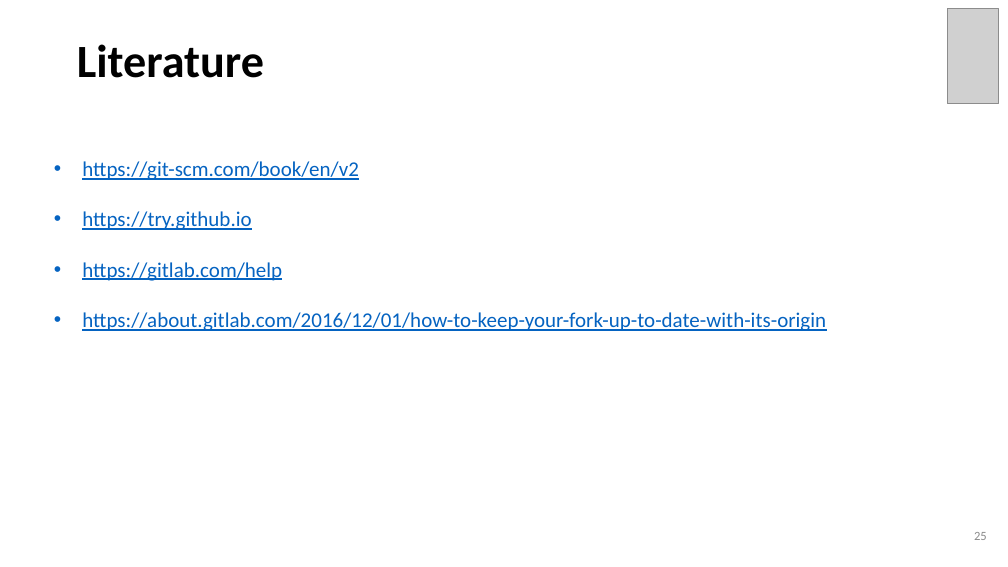
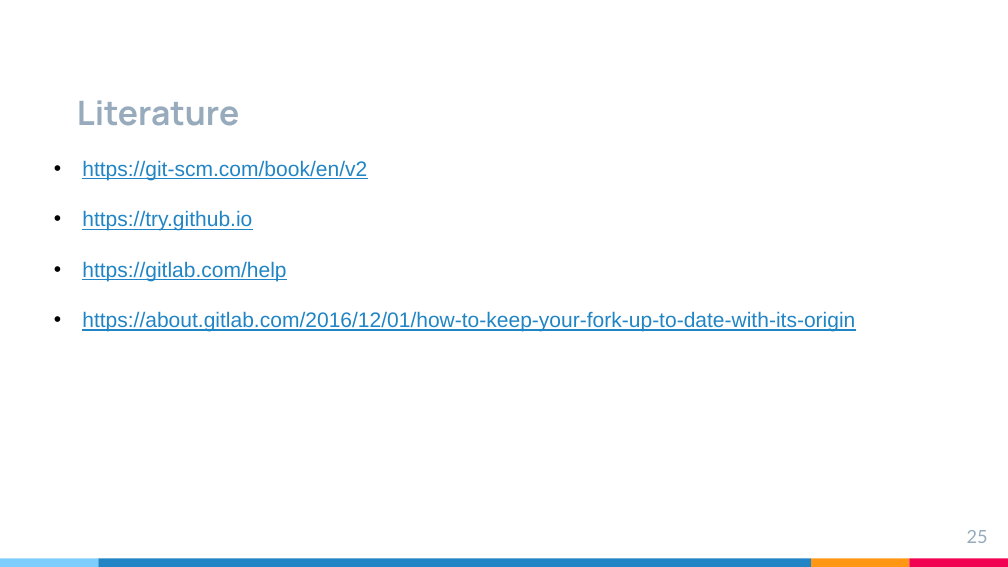
Before and after one commit to brahinets/GeekHub-J4W-9, a slide deck: slide 25 of Lectures/Lesson 01 - Gitlab + Intellij IDEA.pptx. Drawn at 1008x567 pixels with LibreOffice and Linux fonts; fonts in the diff are those of the drawing; grey boxes stand for pictures. Boxes give left, top, right and bottom in pixels: in the first picture for what was removed or moved away, otherwise in the second. Text is boxed around its words. In the diff, an @@ line names an element or a change of style, - is before the commit and + after.

Commit message:
updated presentation styles

```diff
--- a/Lectures/Lesson 01 - Gitlab + Intellij IDEA.pptx
+++ b/Lectures/Lesson 01 - Gitlab + Intellij IDEA.pptx
@@ picture removed at [948, 8, 999, 104] @@
@@ title "Literature" at [77, 100, 239, 126]: size 44 to 32 pt, font Calibri to Manrope, text colour #000000 to #97ABBC; line spacing 0.9 to 1; vertical alignment top to bottom @@
@@ text "https://git-scm.com/book/en/v2" at [82, 160, 855, 332]: font Calibri to Arial, text colour #0563C1 to #2185C5 @@
@@ page number at [967, 530, 988, 543]: size 12 to 17.3 pt, font Calibri to Lato, text colour #8C8C8C to #97ABBC; vertical alignment middle to top @@
@@ rectangle added at [0, 559, 98, 567], fill #7ECEFD @@
@@ rectangle added at [98, 559, 811, 567], fill #2185C5 @@
@@ rectangle added at [811, 559, 910, 567], fill #FF9715 @@
@@ rectangle added at [910, 559, 1008, 567], fill #F20253 @@
```
Also in this commit, not shown: 23 other slides changed, 1 slide added, 1 slide removed.
